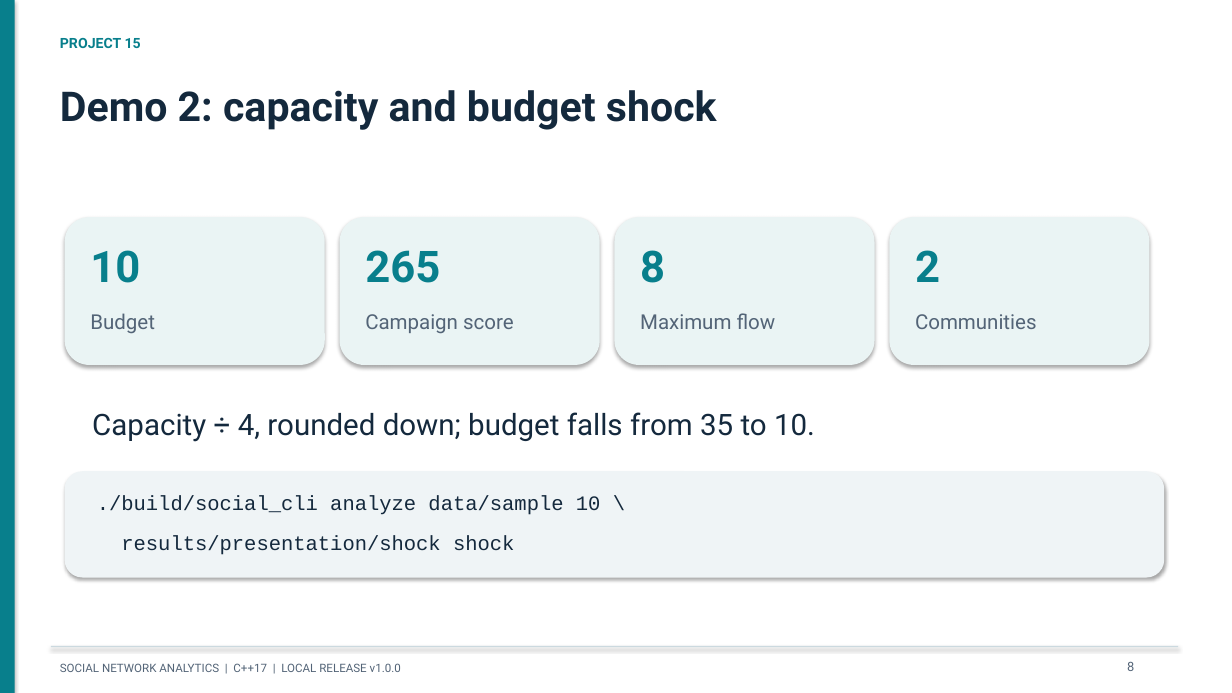
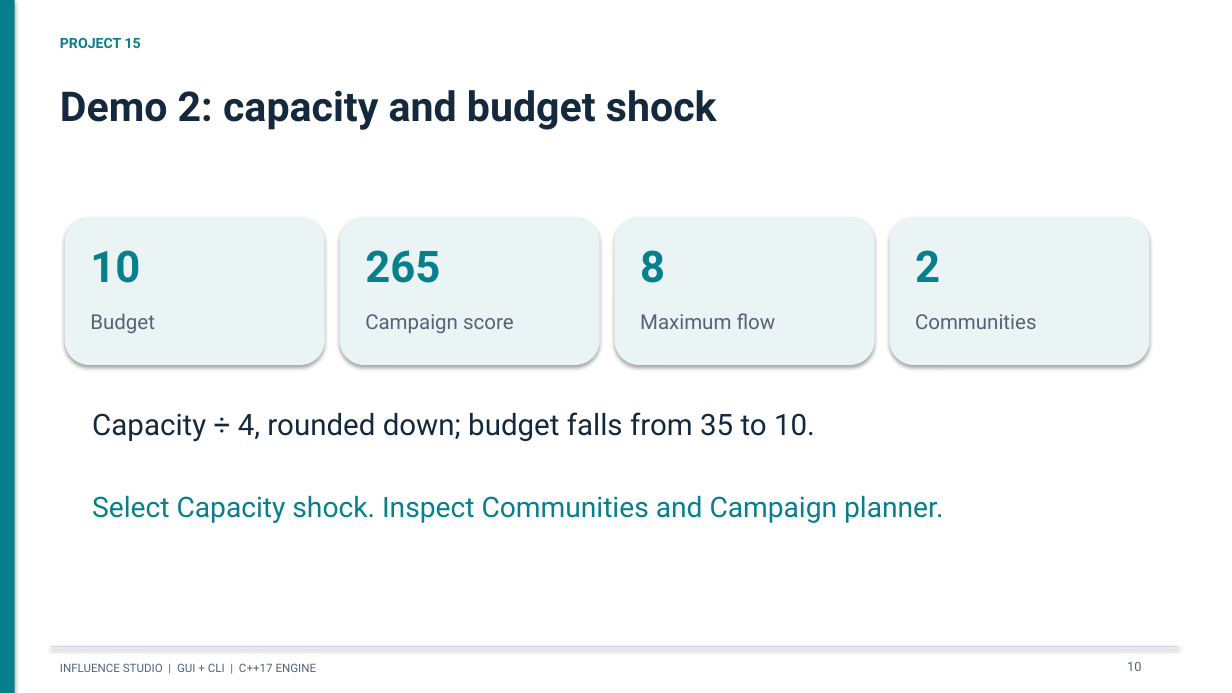
Before and after one commit to Aymuos22/nikita, a slide deck: slide 10 of docs/presentation/Project_15_Presentation.pptx (slide 8 before the commit). Drawn at 1232x693 pixels with LibreOffice and Linux fonts; fonts in the diff are those of the drawing. Boxes give left, top, right and bottom in pixels: in the first picture for what was removed or moved away, otherwise in the second. Text is boxed around its words. In the diff, an @@ line names an element or a change of style, - is before the commit and + after.

```diff
--- a/docs/presentation/Project_15_Presentation.pptx
+++ b/docs/presentation/Project_15_Presentation.pptx
@@ rounded rectangle removed at (65, 471, 1165, 578) @@
@@ text at (92, 495, 943, 523): text changed; size 16 to 22 pt; font Courier New to Roboto; text colour #14293D to #087F8C @@
-./build/social_cli analyze data/sample 10 \
-results/presentation/shock shock
+Select Capacity shock. Inspect Communities and Campaign planner.
@@ text at (60, 663, 317, 672): text changed @@
-SOCIAL NETWORK ANALYTICS | C++17 | LOCAL RELEASE v1.0.0
+INFLUENCE STUDIO | GUI + CLI | C++17 ENGINE
@@ text at (1127, 662, 1141, 671): text changed @@
-8
+10
```
Also in this commit, not shown: 12 other slides changed, 3 slides added, 1 slide removed, 21 other files.
